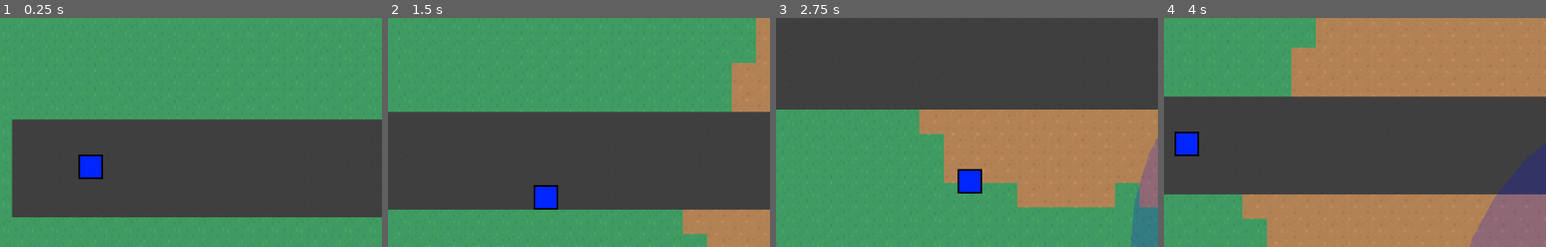
Above: before the commit, frames 1-4 (left to right).
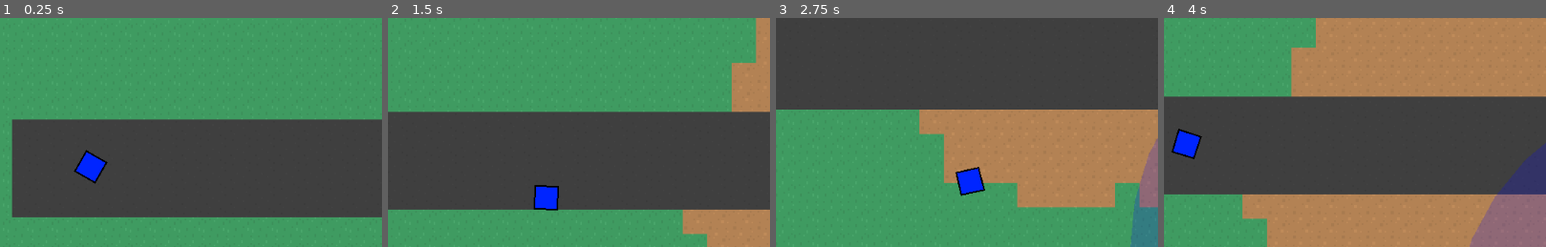
Above: after the commit, the same moments.

Repository: Graphight/Game-TopDown
Game: Godot game, scene res://Scenes/Levels/World.tscn
The game is run twice, just before and just after one commit, with the same random seed, the same clock (stepped at 60 frames per second) and the same inputs.
Inputs (mouse positions are % of the whole screen's width and height, from its top left):
- Up to frame 1 (0.25 s): no input
- Up to frame 2 (1.5 s): tap Enter at 0.5 s; move the mouse to (72, 45) at 0.52 s; hold Right (move_right) 0.53-1.28 s; hold Shift (sprint) 0.53-1.28 s; move the mouse to (30, 55) at 1.27 s; hold Down (move_down) from 1.28 s (still down); tap Shift (sprint) at 1.35 s
- Up to frame 3 (2.75 s): move the mouse to (60, 28) at 2.02 s; release Down (move_down) at 2.03 s; hold Right (move_right) from 2.03 s (still down); hold Shift (sprint) from 2.03 s (still down)
- Up to frame 4 (4 s): move the mouse to (45, 70) at 2.77 s; release Right (move_right) at 2.78 s; release Shift (sprint) at 2.78 s; hold Up (move_up) 2.78-3.53 s; tap Shift (sprint) at 2.85 s; move the mouse to (80, 65) at 3.52 s; hold Left (move_left) from 3.53 s (still down); hold Shift (sprint) from 3.53 s (still down)
The pictures show only the part of the screen within x 38-88%, y 18-68%; the shares and areas given below are measured in that part.

The runs differ from the first frame. In frame 1, 0.4% of the frame differs, in the area x 19-29%, y 57-73%; in frame 2, 0.1%; in frame 3, 0.3%; in frame 4, 0.3%.

Commit message:
Fixed rotations
Made the all entities start 90 degrees to the right (to help with rotations later)
Also made the player look at the mouse

Diff:
--- a/Scenes/Entities/Enemy.tscn
+++ b/Scenes/Entities/Enemy.tscn
@@ -13,6 +13,7 @@
 script = ExtResource( 2 )
 
 [node name="Sprite" type="Sprite" parent="."]
+rotation = 1.5708
 texture = ExtResource( 1 )
 
 [node name="Hitbox" type="CollisionShape2D" parent="."]
--- a/Scenes/Entities/Player.tscn
+++ b/Scenes/Entities/Player.tscn
@@ -12,6 +12,7 @@
 script = ExtResource( 2 )
 
 [node name="Sprite" type="Sprite" parent="."]
+rotation = 1.5708
 texture = ExtResource( 1 )
 
 [node name="Hitbox" type="CollisionShape2D" parent="."]
--- a/Scripts/Player.gd
+++ b/Scripts/Player.gd
@@ -3,6 +3,10 @@
 
 export var MOVE_SPEED = 100
 export var SPRINT_MULTIPLIER = 1.75
+
+
+func _process(delta):
+	look_at(get_global_mouse_position())
 
 
 func _physics_process(delta):
